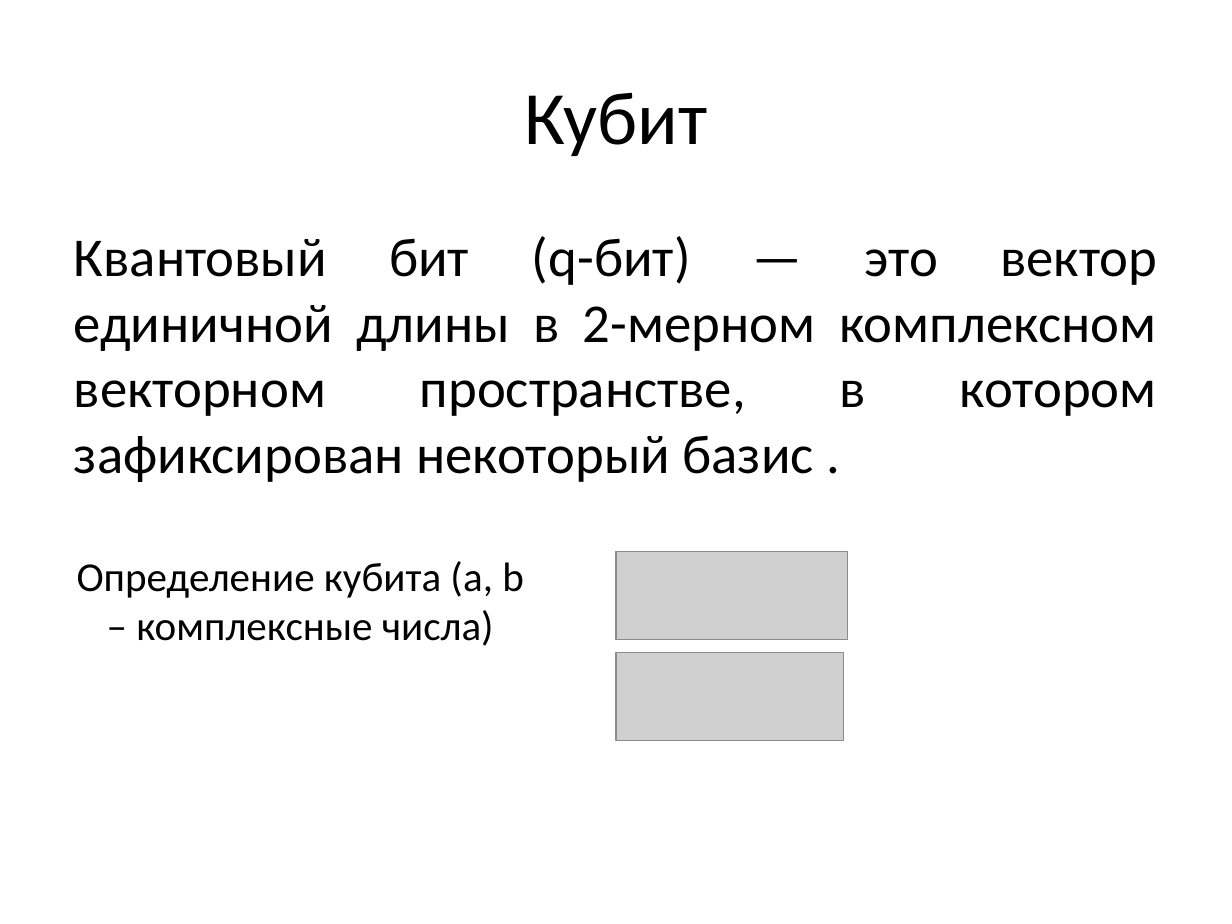
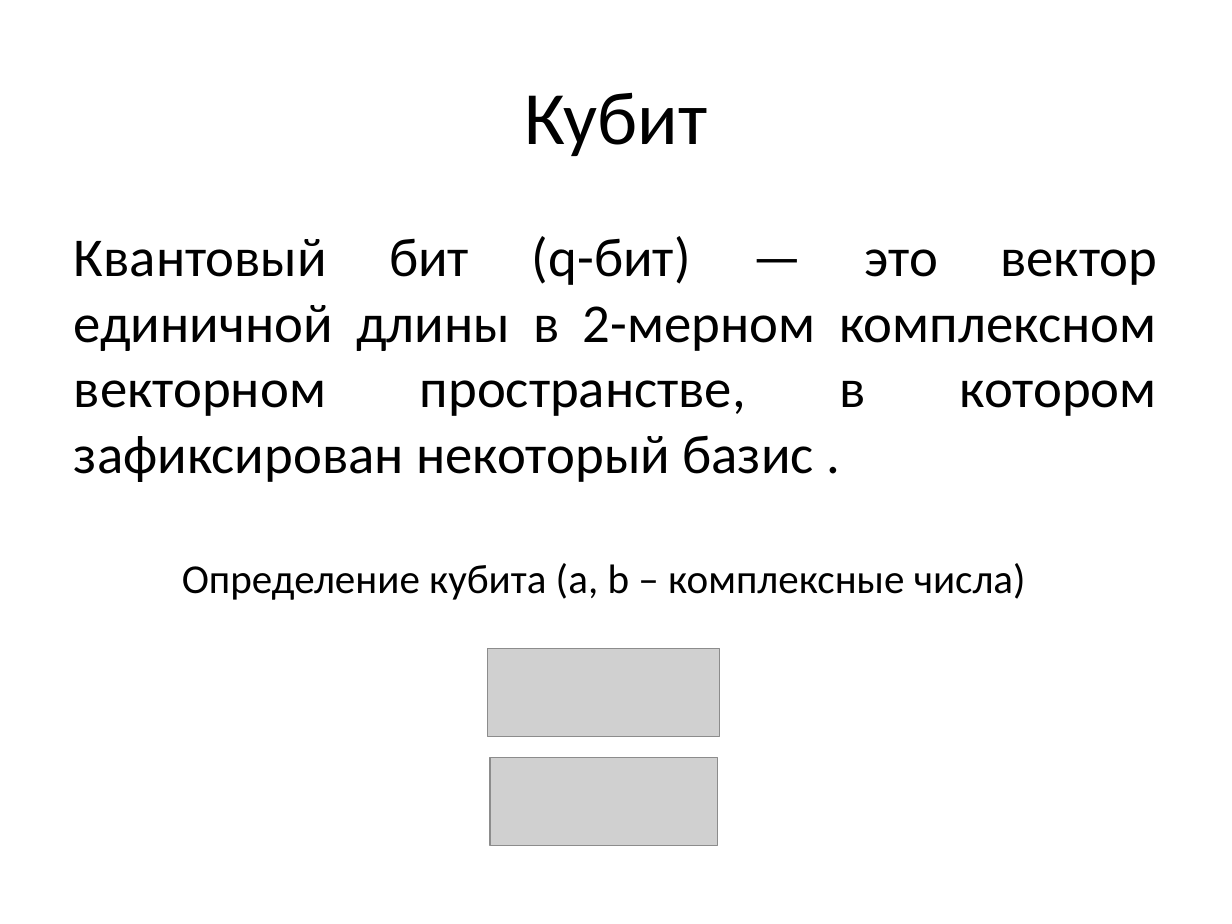
Before and after one commit to qwe86/dir, a slide deck: slide 5 of Квантовые компьютеры.pptx (slide 4 before the commit). Drawn at 1232x924 pixels with LibreOffice and Linux fonts; fonts in the diff are those of the drawing; grey boxes stand for pictures. Boxes give left, top, right and bottom in pixels: in the first picture for what was removed or moved away, otherwise in the second. Text is boxed around its words. In the diff, an @@ line names an element or a change of style, - is before the commit and + after.

```diff
--- a/Квантовые компьютеры.pptx
+++ b/Квантовые компьютеры.pptx
@@ text "Определение кубита (a, b – ..." rewrapped from [77, 561, 524, 646] to [182, 563, 1026, 600] @@
@@ picture: place and size @@
-picture at [616, 552, 848, 641]
+picture at [488, 648, 719, 737]
@@ picture: place and size @@
-picture at [616, 653, 844, 742]
+picture at [490, 758, 718, 846]
```
Also in this commit, not shown: 5 other slides changed, 2 slides added.
